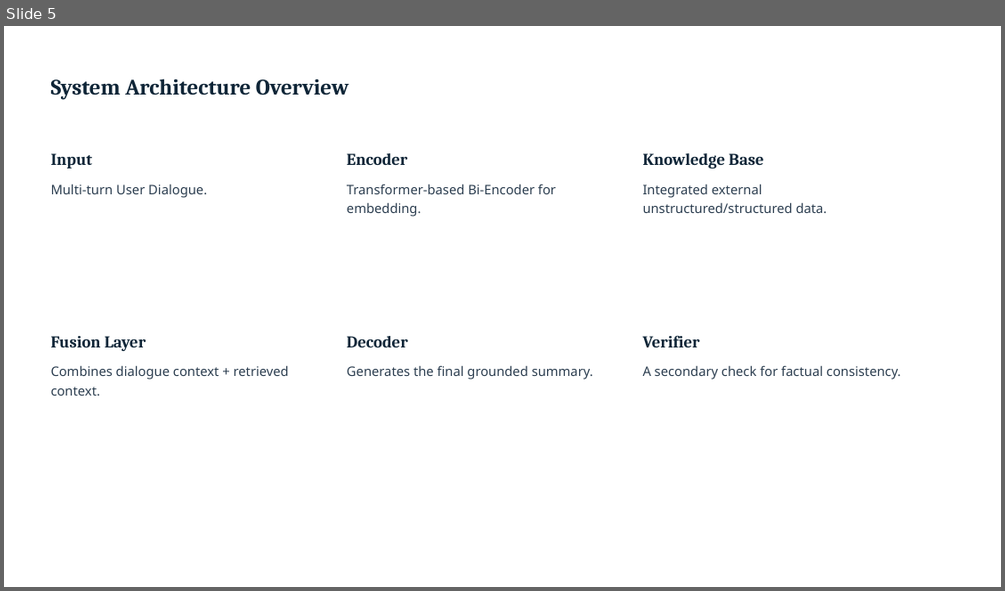
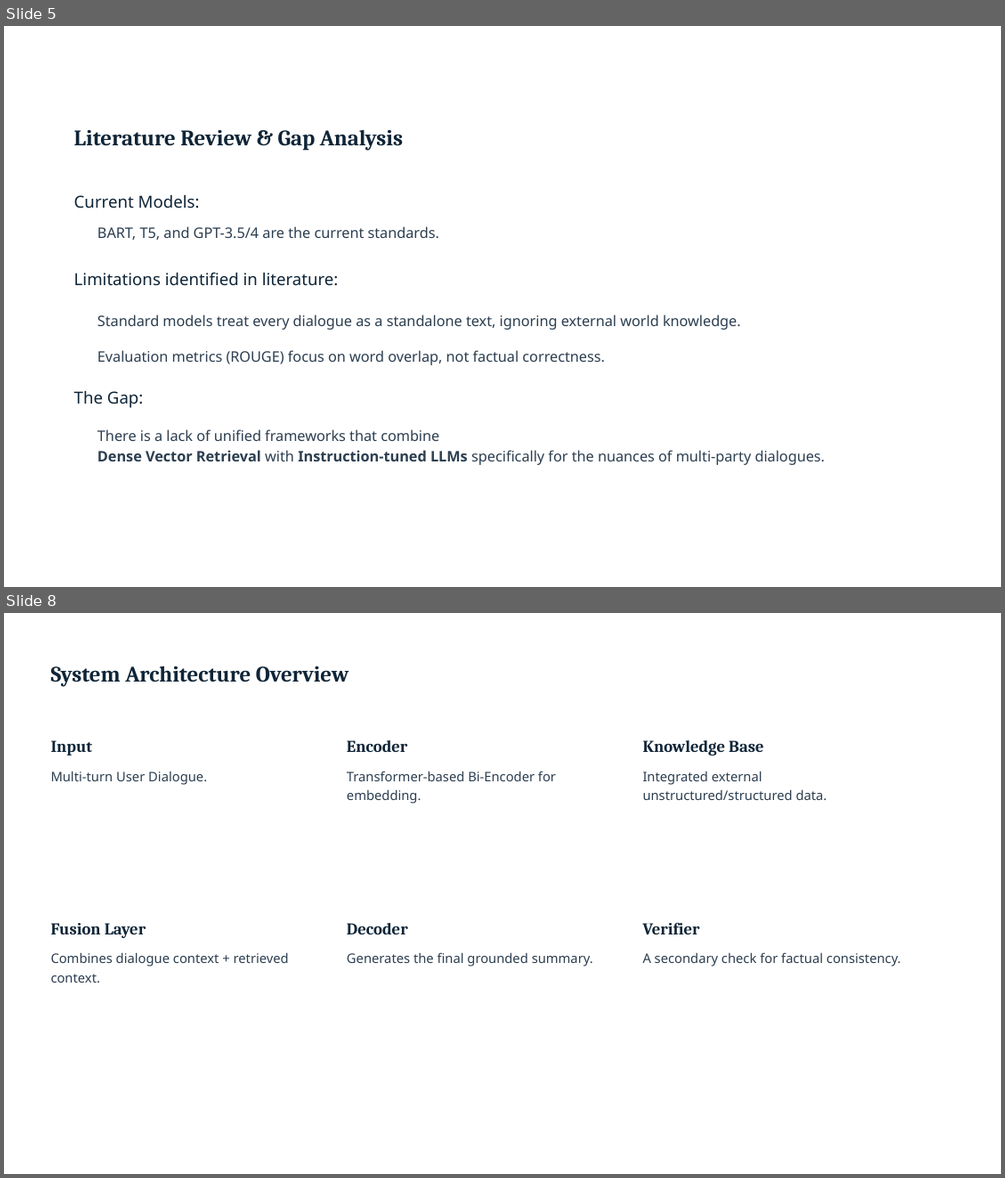
Before and after one commit to sOuL2000s/single-ppt-hosting-website, a slide deck: Q2_Project_Status_Update_Advanced_AI_Dialogue_Summarization_Framework.pptx. Shown one above the other, each under a label of ours: slide 5 before the commit, slides 5 and 8 after it; the slides between them are not shown. The pictures are 1005x591 and 1005x1178 pixels, drawn with LibreOffice and Linux fonts; fonts in the diff are those of the drawing; background and template pictures are left out. Boxes give left, top, right and bottom in pixels: in the first picture for what was removed or moved away, otherwise in the second. Text is boxed around its words. In the diff, an @@ line names an element or a change of style, - is before the commit and + after.

```diff
--- a/Q2_Project_Status_Update_Advanced_AI_Dialogue_Summarization_Framework.pptx
+++ b/Q2_Project_Status_Update_Advanced_AI_Dialogue_Summarization_Framework.pptx
@@ slide 5 added at bbox=[4, 26, 1001, 587], background #FFFFFF @@
@@ text added at bbox=[74, 129, 403, 150], 16 pt, text #0F2537, bold @@
+Literature Review & Gap Analysis
@@ text added at bbox=[74, 194, 200, 208], 12 pt, text #0F2537 @@
+Current Models:
@@ text added at bbox=[97, 226, 439, 240], 10.5 pt, text #2C3E50 @@
+BART, T5, and GPT-3.5/4 are the current standards.
@@ text added at bbox=[74, 272, 339, 286], 12 pt, text #0F2537 @@
+Limitations identified in literature:
@@ text added at bbox=[97, 314, 741, 329], 10.5 pt, text #2C3E50 @@
+Standard models treat every dialogue as a standalone text, ignoring external world knowledge.
@@ text added at bbox=[97, 350, 605, 365], 10.5 pt, text #2C3E50 @@
+Evaluation metrics (ROUGE) focus on word overlap, not factual correctness.
@@ text added at bbox=[74, 390, 143, 408], 12 pt, text #0F2537 @@
+The Gap:
@@ text added at bbox=[97, 429, 825, 465], 10.5 pt, text #2C3E50 @@
+There is a lack of unified frameworks that combine
+Dense Vector Retrieval with Instruction-tuned LLMs specifically for the nuances of multi-party dialogues.
@@ what was slide 5 is now slide 8 @@
```
Also in this commit, not shown: 3 slides changed, 6 other slides added, 4 slides removed.
